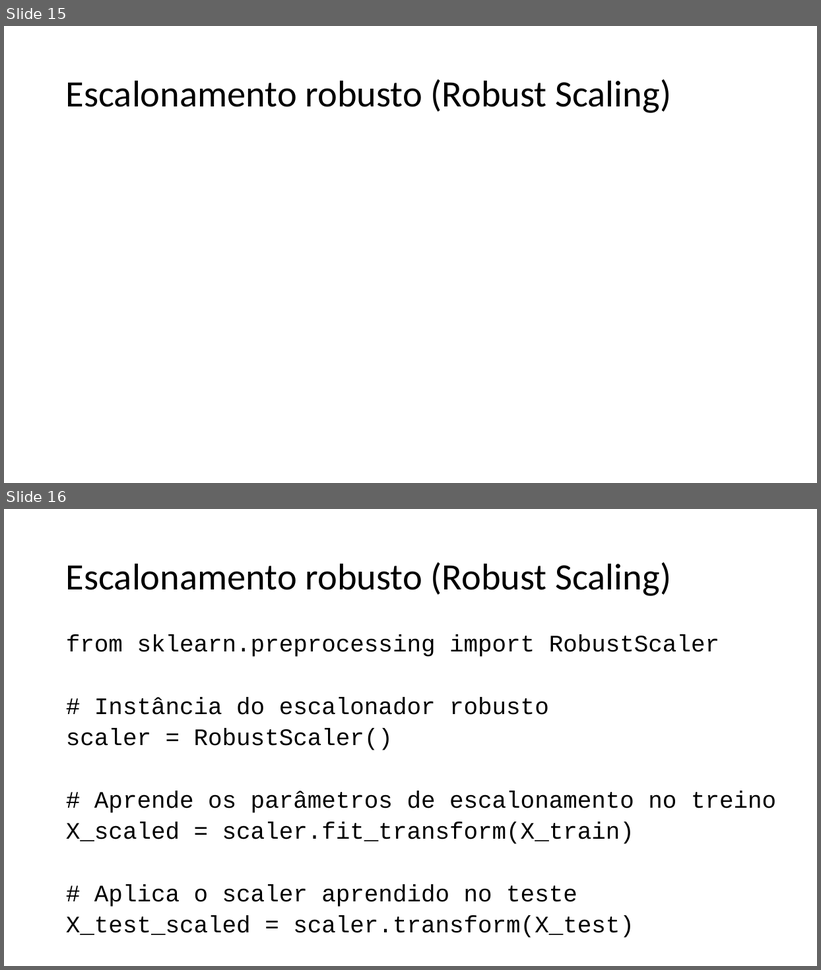
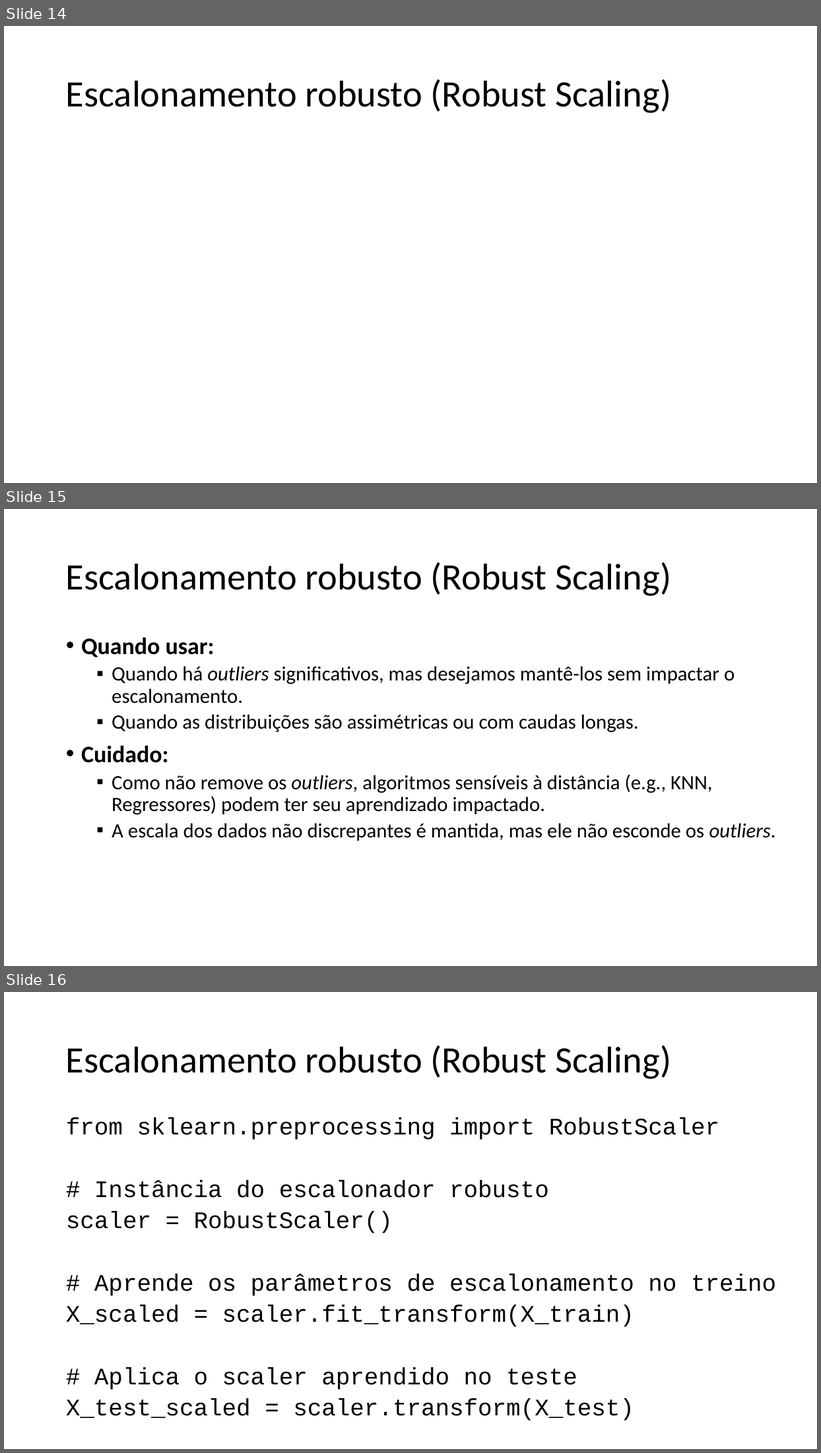
Before and after one commit to zz4fap/c24_inteligencia_artificial, a slide deck: slides/C24_Transformações.pptx. Shown one above the other, each under a label of ours: slides 15 and 16 before the commit, slides 14, 15 and 16 after it. The pictures are 821x970 and 821x1453 pixels, drawn with LibreOffice and Linux fonts; fonts in the diff are those of the drawing; grey boxes stand for pictures. Boxes give left, top, right and bottom in pixels: in the first picture for what was removed or moved away, otherwise in the second. Text is boxed around its words. In the diff, an @@ line names an element or a change of style, - is before the commit and + after.

```diff
--- a/slides/C24_Transformações.pptx
+++ b/slides/C24_Transformações.pptx
@@ slide 15 added at (x1=4, y1=509, x2=817, y2=966), background #FFFFFF @@
@@ title added at (x1=66, y1=562, x2=672, y2=596), 44 pt, text #000000 @@
+Escalonamento robusto (Robust Scaling)
@@ text added at (x1=81, y1=637, x2=776, y2=841), 24 pt, text #000000 @@
+• Quando usar:
+  ▪ Quando há outliers significativos, mas desejamos mantê-los sem impactar o escalonamento.
+  ▪ Quando as distribuições são assimétricas ou com caudas longas.
+• Cuidado:
+  ▪ Como não remove os outliers, algoritmos sensíveis à distância (e.g., KNN, Regressores) podem ter seu aprendizado impactado.
+  ▪ A escala dos dados não discrepantes é mantida, mas ele não esconde os outliers.
@@ what was slide 15 is now slide 14 @@
```
Also in this commit, not shown: 2 slides changed, 5 other slides added, 2 slides removed.
